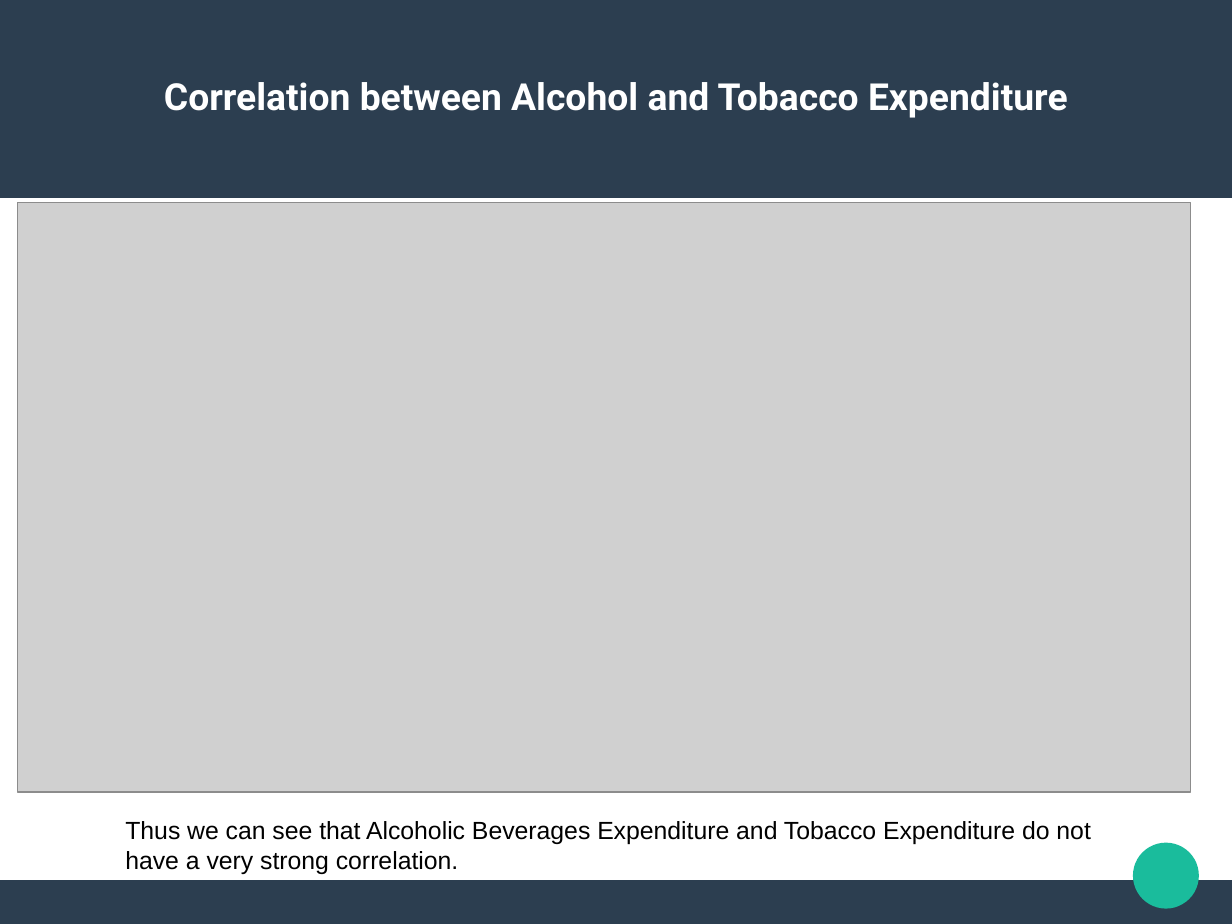
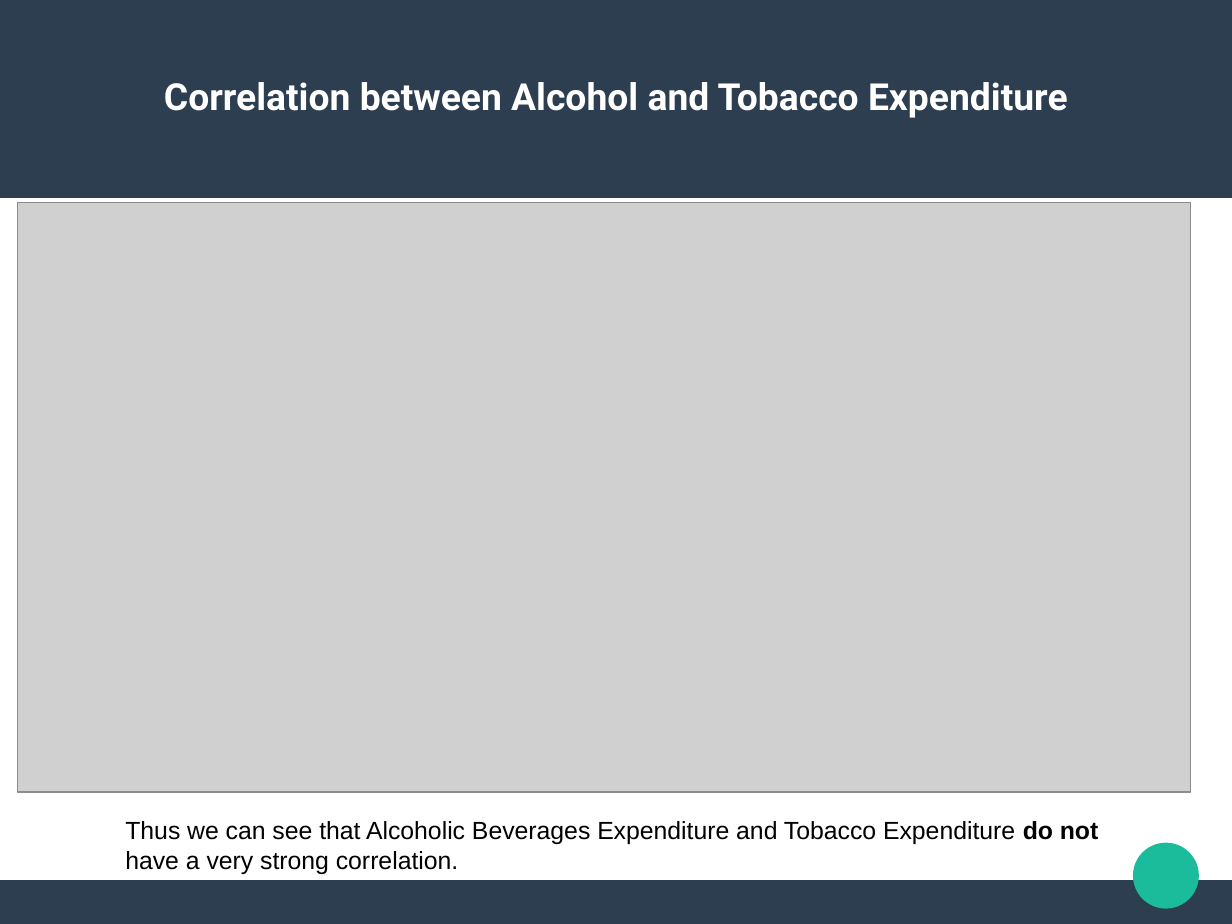
Before and after one commit to AshishShenoy/ids-project, a slide deck: slide 8 of project.odp. Drawn at 1232x924 pixels with LibreOffice and Linux fonts; fonts in the diff are those of the drawing; grey boxes stand for pictures. Boxes give left, top, right and bottom in pixels: in the first picture for what was removed or moved away, otherwise in the second. Text is boxed around its words. In the diff, an @@ line names an element or a change of style, - is before the commit and + after.

```diff
--- a/project.odp
+++ b/project.odp
@@ text "Thus we can see that ..." at (x1=125, y1=821, x2=1098, y2=874): bold on in "do not" @@
```
Also in this commit, not shown: 6 other slides changed, 1 other file.
